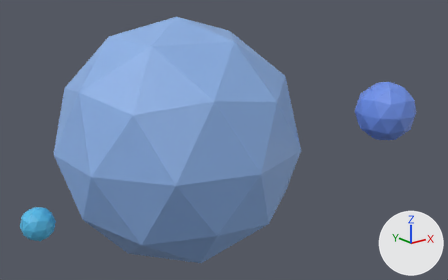
Before and after pictures for a commit that changed the glTF model PsycheProj/assets/1.glb.
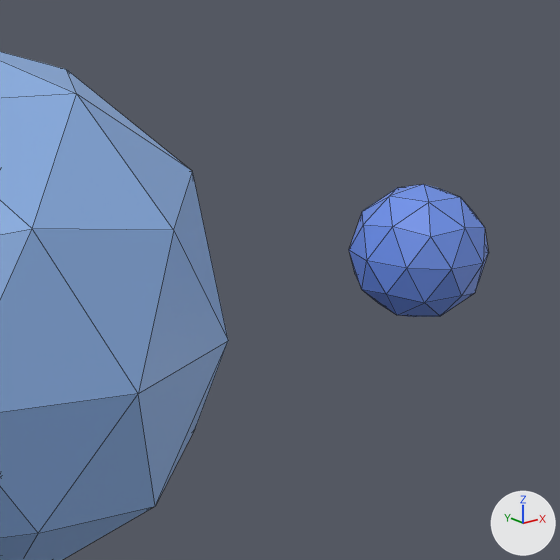
Old and new are each drawn whole from a 50 mm camera at (-0.686, -1.003, 0.38) aimed at (0.098, -0.024, -0.012) and again close up on the part from 45% to 100% of the width and 0% to 89% of the height. Lighting does not change. The marker at lower right points along +X, +Y and +Z. The close-ups show mesh edges as thin lines. Where no turn or scale is listed for an object, it has been applied to the vertices.

The older version as bpy lines, for what is in view:
```python
me_mainiconosphere = bpy.data.meshes.new('mainIconosphere')
me_mainiconosphere.from_pydata(...)  # an icosphere of 80 faces spanning x -0.95..0.95, y -1.0..1.0, z -1.0..1.0
me_mainiconosphere.materials.append(mat_material_005)  # blue #8cb2e7
me_smalliconosphere = bpy.data.meshes.new('smallIconosphere')
me_smalliconosphere.from_pydata(...)  # an icosphere of 80 faces spanning x -0.95..0.95, y -1.0..1.0, z -1.0..1.0
me_smalliconosphere.materials.append(mat_material_006)  # blue #6d90e7
ob_big = bpy.data.objects.new('Big', me_smalliconosphere)
ob_big.parent = ob_bigcontroller
ob_big.location = (1.2, -1.2, 0.218)
ob_big.scale = (0.25, 0.25, 0.25)
ob_bigcontroller = bpy.data.objects.new('BigController', None)
ob_bigcontroller.location = (0.0, 0.0, 0.0)
ob_bigcontroller.rotation_euler = (0.0, 0.0, 0.177)  # degrees (0, 0, 10)
ob_bigcontroller.scale = (0.25, 0.25, 0.25)
ob_main = bpy.data.objects.new('Main', me_mainiconosphere)
ob_main.location = (0.0, 0.0, 0.0)
ob_main.scale = (0.25, 0.25, 0.25)
```
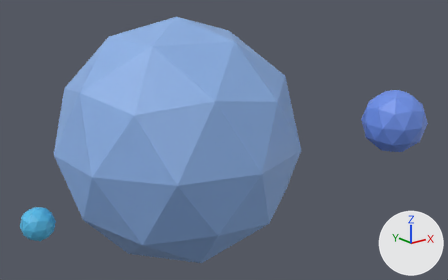
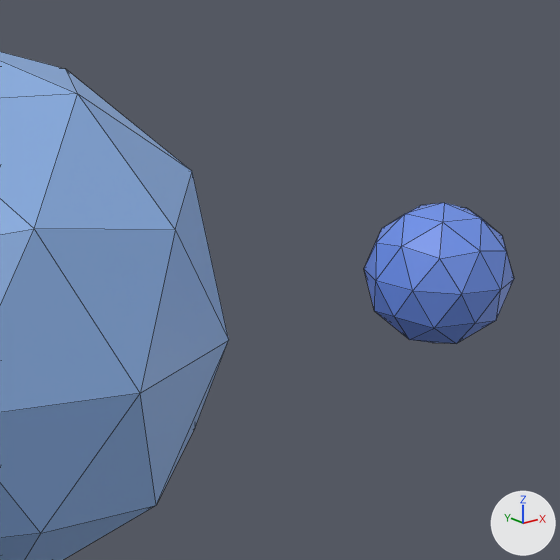
ob_bigcontroller is not drawn itself; it is the parent of ob_big.

What differs and where, as boxes [x1, y1, x2, y2] in the close-ups (560 x 560 px):
'Big', turned
    before: [349, 184, 488, 317]
    after: [364, 203, 514, 344]

Patch to the scene script:
```diff
--- a/PsycheProj/assets/1.glb.py
+++ b/PsycheProj/assets/1.glb.py
@@ ob_bigcontroller @@
 ob_bigcontroller.location = (0.0, 0.0, 0.0)
-ob_bigcontroller.rotation_euler = (0.0, 0.0, 0.177)  # degrees (0, 0, 10)
 ob_bigcontroller.scale = (0.25, 0.25, 0.25)
```
